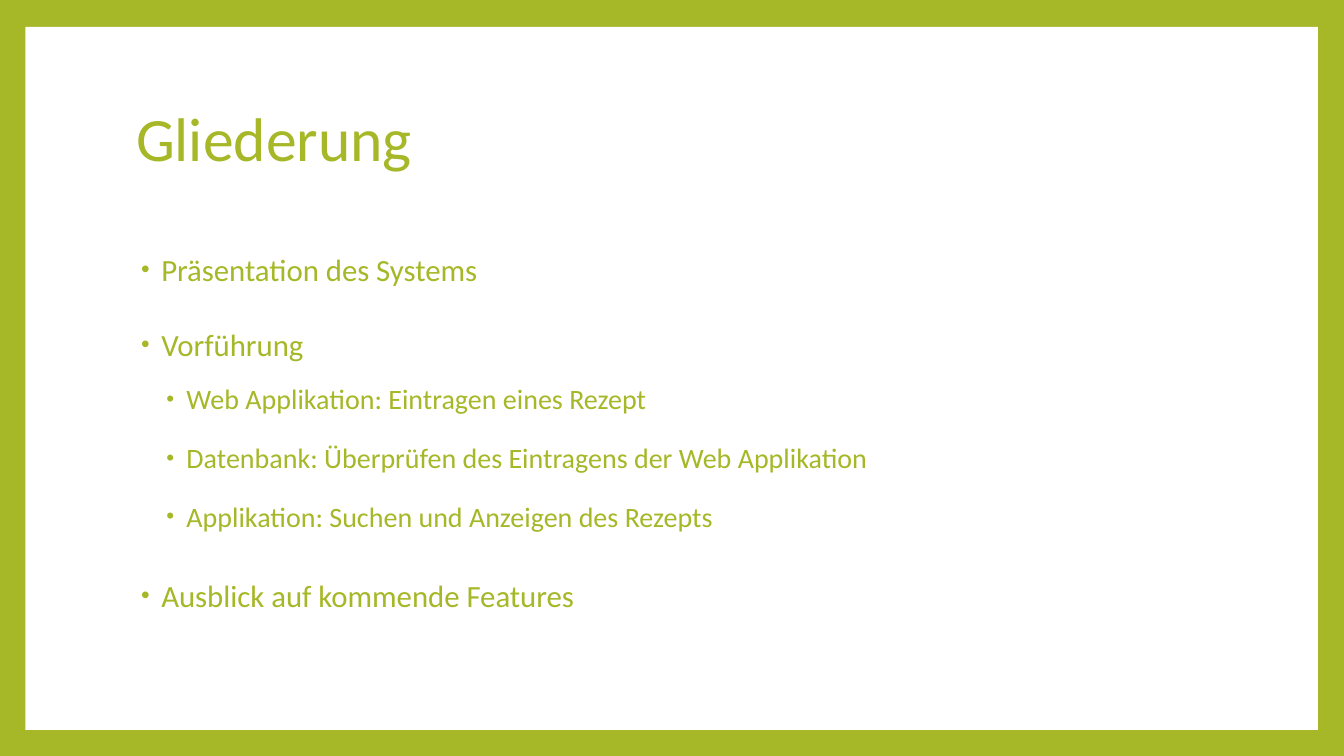
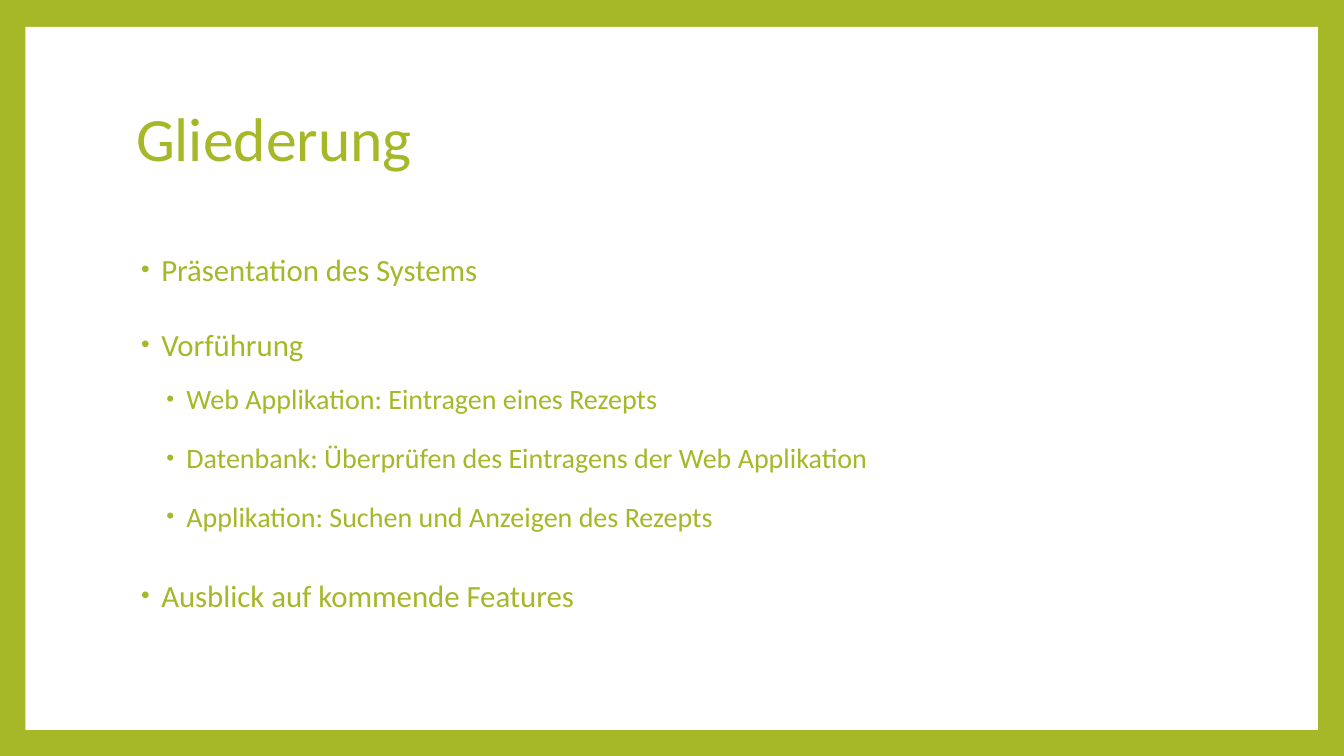
Before and after one commit to SalihColak/Cooking-Consultant, a slide deck: slide 4 of docs/Praesentation_Prototyp/prototyp.pptx. Drawn at 1344x756 pixels with LibreOffice and Linux fonts; fonts in the diff are those of the drawing. Boxes give left, top, right and bottom in pixels: in the first picture for what was removed or moved away, otherwise in the second. Text is boxed around its words. In the diff, an @@ line names an element or a change of style, - is before the commit and + after.

```diff
--- a/docs/Praesentation_Prototyp/prototyp.pptx
+++ b/docs/Praesentation_Prototyp/prototyp.pptx
@@ text at (x1=186, y1=389, x2=657, y2=414): text changed @@
-  • Web Applikation: Eintragen eines Rezept
+  • Web Applikation: Eintragen eines Rezepts
```
Also in this commit, not shown: 2 other slides changed.
